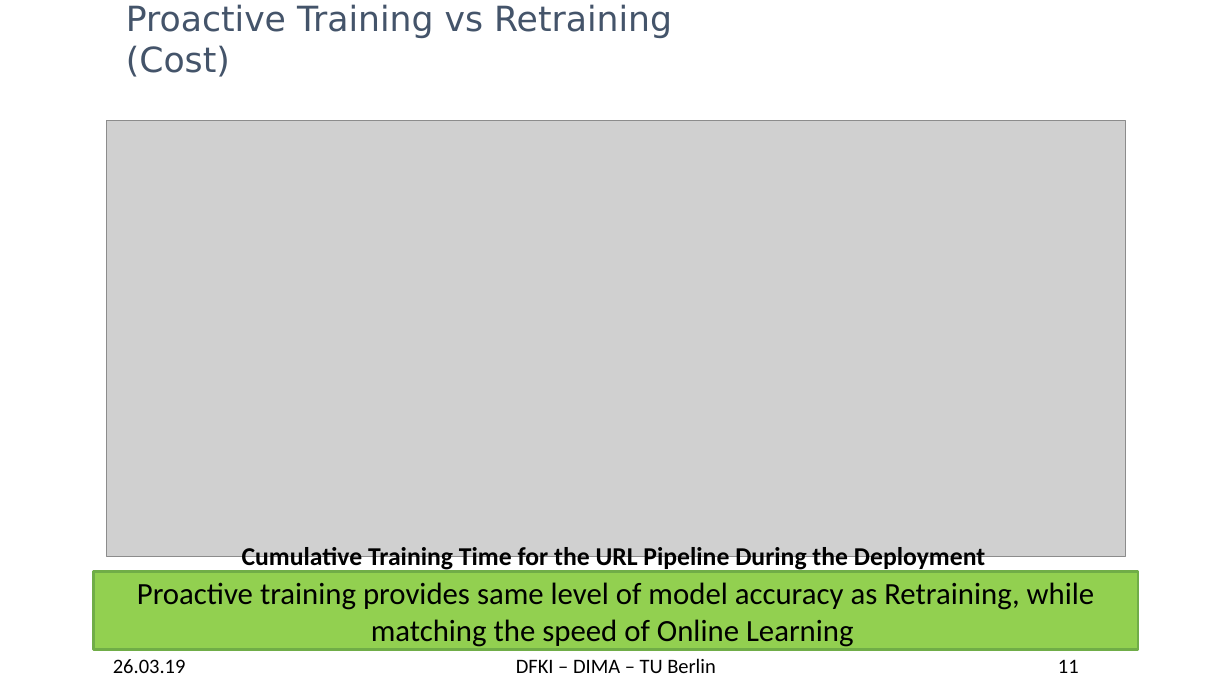
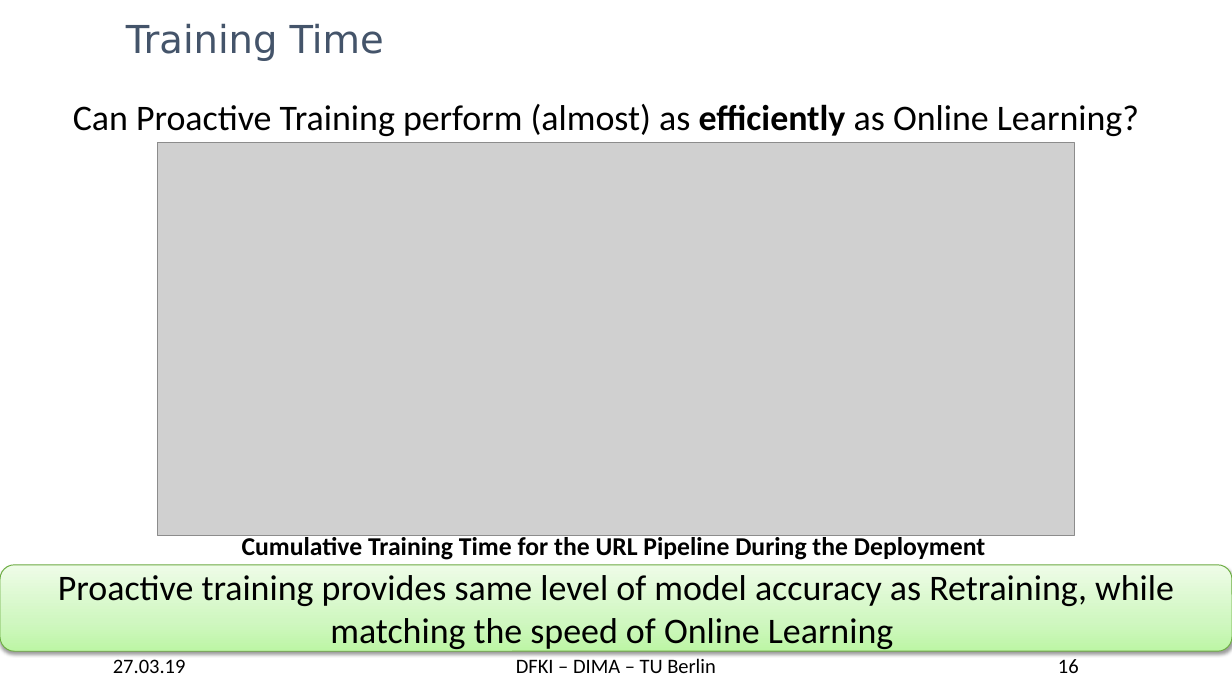
Before and after one commit to TU-Berlin-DIMA/continuous-pipeline-deployment, a slide deck: slide 16 of slides/edbt-2019/edbt-2019.pptx (slide 11 before the commit). Drawn at 1232x693 pixels with LibreOffice and Linux fonts; fonts in the diff are those of the drawing; grey boxes stand for pictures; background and template pictures are left out. Boxes give left, top, right and bottom in pixels: in the first picture for what was removed or moved away, otherwise in the second. Text is boxed around its words. In the diff, an @@ line names an element or a change of style, - is before the commit and + after.

```diff
--- a/slides/edbt-2019/edbt-2019.pptx
+++ b/slides/edbt-2019/edbt-2019.pptx
@@ title at (126, 23, 384, 61): text changed; size 27 to 30 pt @@
-Proactive Training vs Retraining
-(Cost)
+Training Time
@@ text added at (73, 104, 1139, 136), 28 pt, text #000000 @@
+Can Proactive Training perform (almost) as efficiently as Online Learning?
@@ picture: place and size @@
-picture at (106, 120, 1125, 556)
+picture at (157, 143, 1074, 536)
@@ text "Cumulative Training Time for the ...": place and size @@
-text "Cumulative Training Time for the ..." at (242, 547, 985, 571)
+text "Cumulative Training Time for the ..." at (242, 534, 985, 560)
@@ rounded rectangle "Proactive training provides same level ...": place and size @@
-rounded rectangle "Proactive training provides same level ..." at (93, 572, 1139, 651)
+rounded rectangle "Proactive training provides same level ..." at (0, 565, 1232, 652)
@@ rounded rectangle "Proactive training provides same level ..." at (0, 565, 1232, 652): size 24 to 28 pt; rectangle to rounded rectangle; fill #92D050 to gradient #BEF5A7 to #D1F7C2 to #EDFDE7; outline #70AD47 2 pt to #6DAC43 0.75 pt; shadow on @@
@@ text at (113, 659, 186, 673): text changed @@
-26.03.19
+27.03.19
@@ page number at (1058, 659, 1079, 673): text changed @@
-11
+16
```
Also in this commit, not shown: 25 other slides changed, 7 slides added, 3 slides removed, 1 other file.
